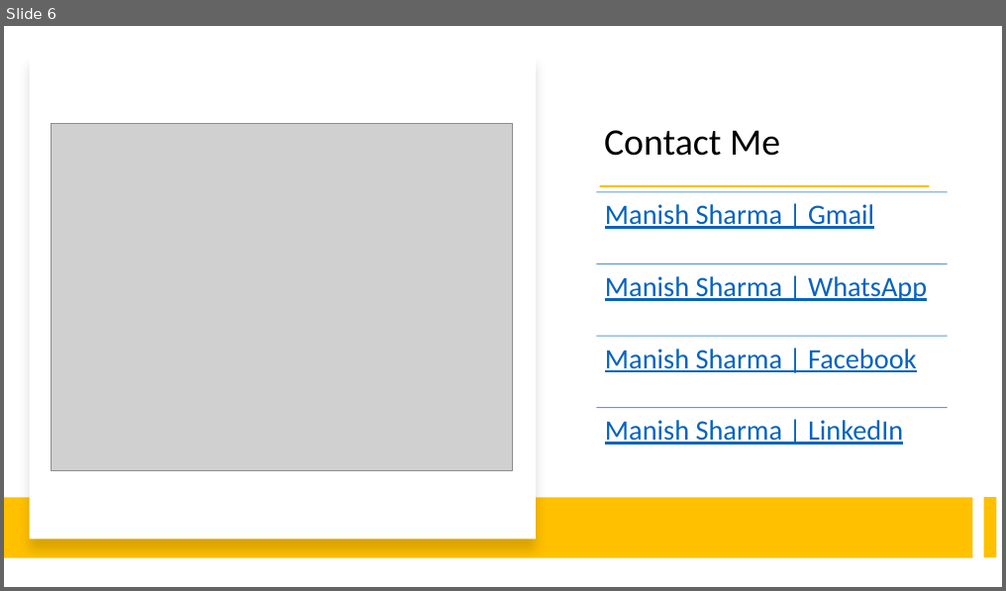
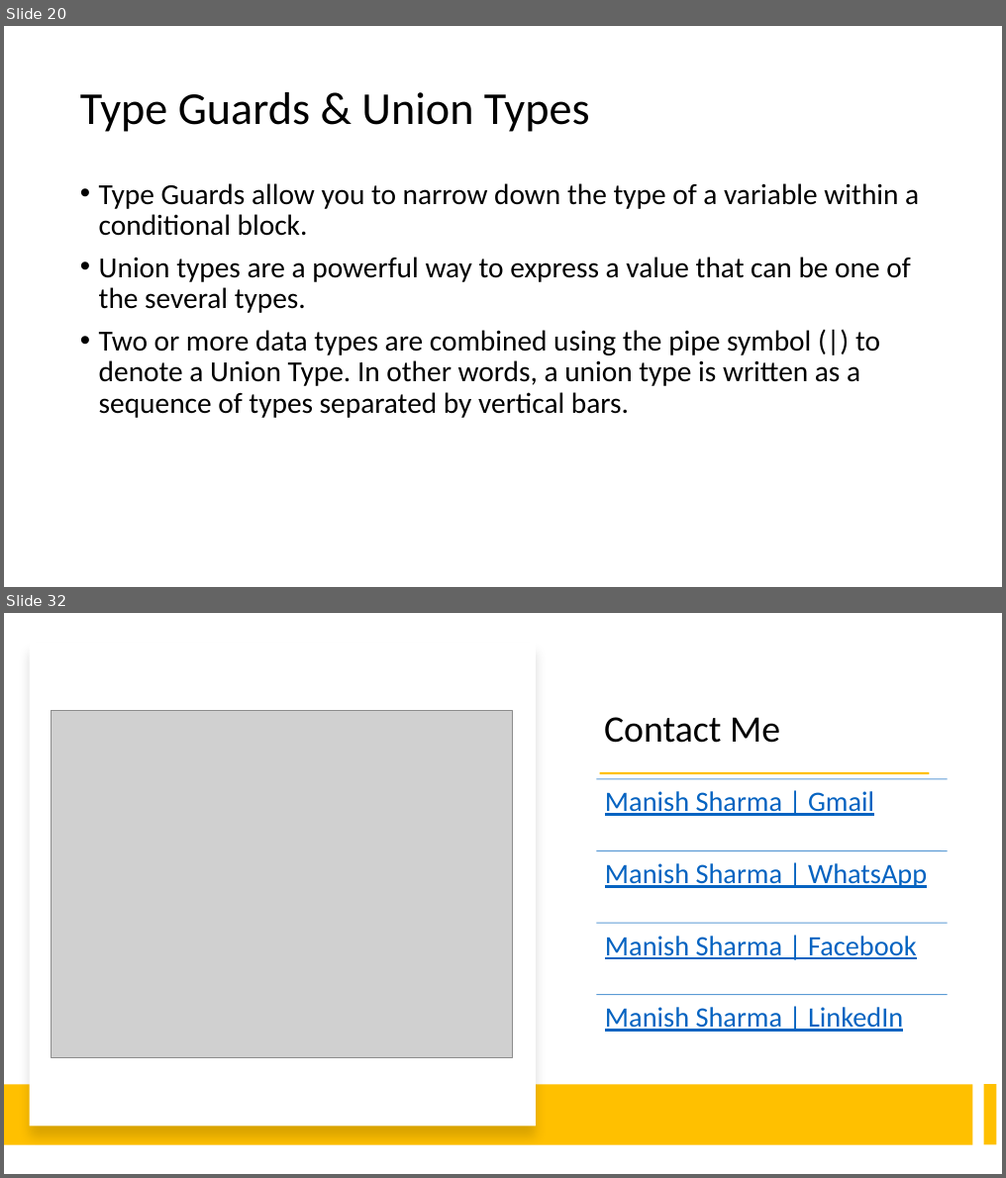
Before and after one commit to manishvbn/TypeScript_Jun22, a slide deck: Notes/TypeScript.pptx. Shown one above the other, each under a label of ours: slide 6 before the commit, slides 20 and 32 after it; the slides between them are not shown. The pictures are 1006x591 and 1006x1178 pixels, drawn with LibreOffice and Linux fonts; fonts in the diff are those of the drawing; grey boxes stand for pictures. Boxes give left, top, right and bottom in pixels: in the first picture for what was removed or moved away, otherwise in the second. Text is boxed around its words. In the diff, an @@ line names an element or a change of style, - is before the commit and + after.

```diff
--- a/Notes/TypeScript.pptx
+++ b/Notes/TypeScript.pptx
@@ slide 20 added at [4, 26, 1002, 587], background #FFFFFF @@
@@ title added at [80, 92, 590, 132], 44 pt, text #000000 @@
+Type Guards & Union Types
@@ text added at [99, 183, 919, 418], 28 pt, text #000000 @@
+• Type Guards allow you to narrow down the type of a variable within a conditional block.
+• Union types are a powerful way to express a value that can be one of the several types.
+• Two or more data types are combined using the pipe symbol (|) to denote a Union Type. In other words, a union type is written as a sequence of types separated by vertical bars.
@@ what was slide 6 is now slide 32 @@
```
Also in this commit, not shown: 25 other slides added.
